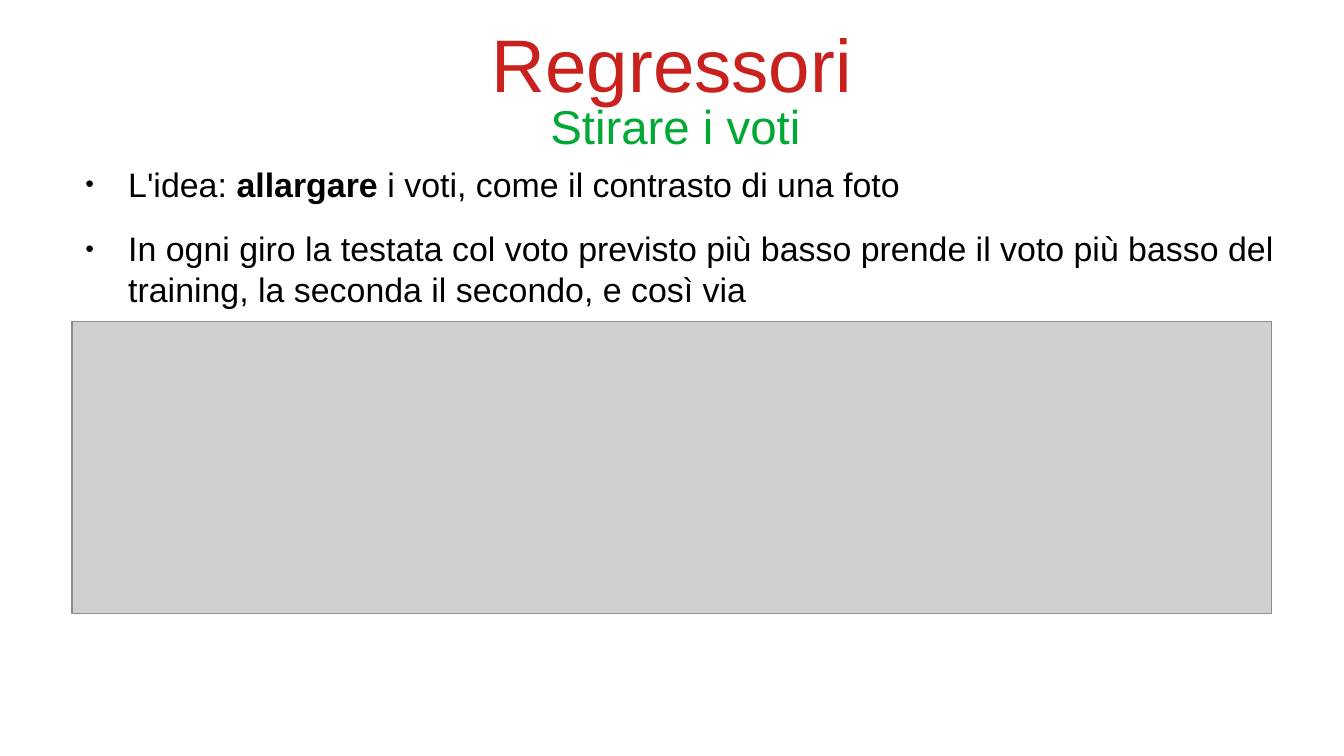
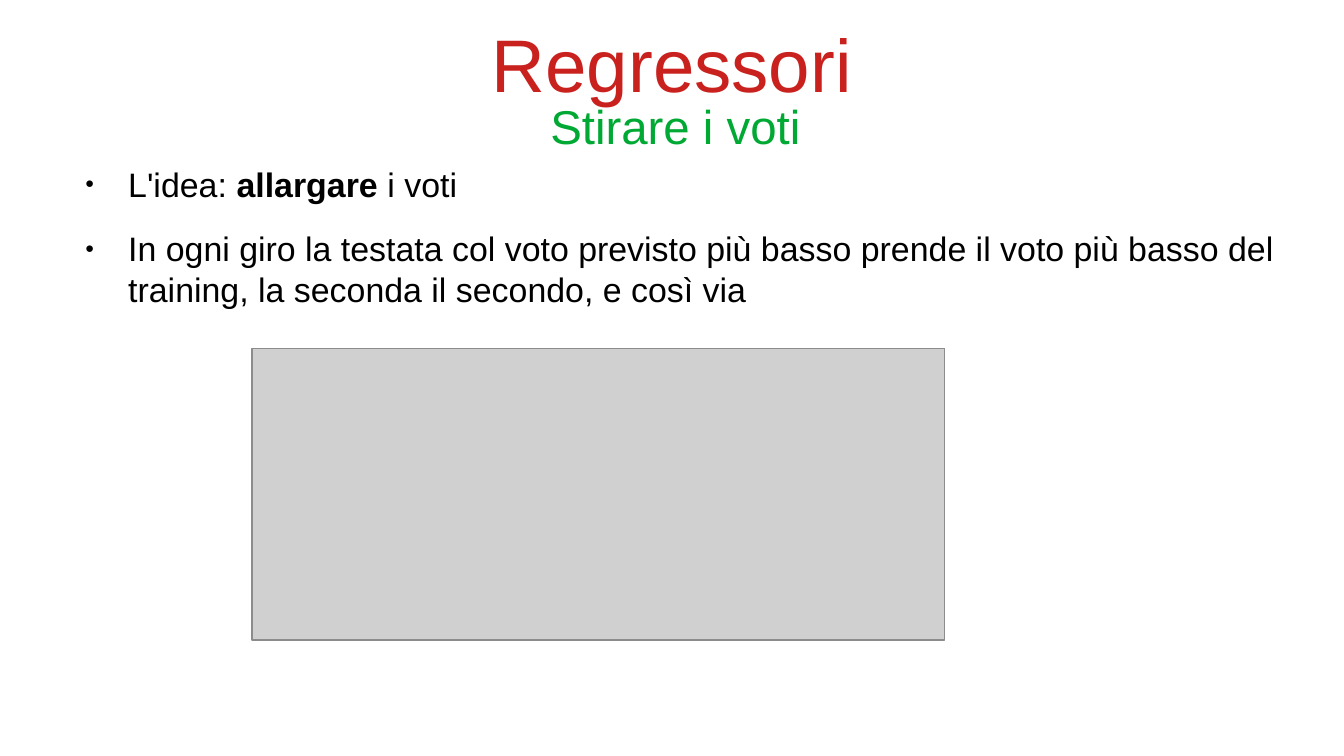
Before and after one commit to bianchi-john/PublisherClassification, a slide deck: slide 42 of Presentazioni/Stato finale/FinalState.odp (slide 34 before the commit). Drawn at 1344x756 pixels with LibreOffice and Linux fonts; fonts in the diff are those of the drawing; grey boxes stand for pictures. Boxes give left, top, right and bottom in pixels: in the first picture for what was removed or moved away, otherwise in the second. Text is boxed around its words. In the diff, an @@ line names an element or a change of style, - is before the commit and + after.

```diff
--- a/Presentazioni/Stato finale/FinalState.odp
+++ b/Presentazioni/Stato finale/FinalState.odp
@@ text at (128,172,457,203): text changed @@
-● L'idea: allargare i voti, come il contrasto di una foto
+● L'idea: allargare i voti
@@ picture: place and size @@
-picture at (72,322,1272,613)
+picture at (252,349,945,640)
```
Also in this commit, not shown: 9 other slides changed, 18 slides added, 4 slides removed, 43 other files.
